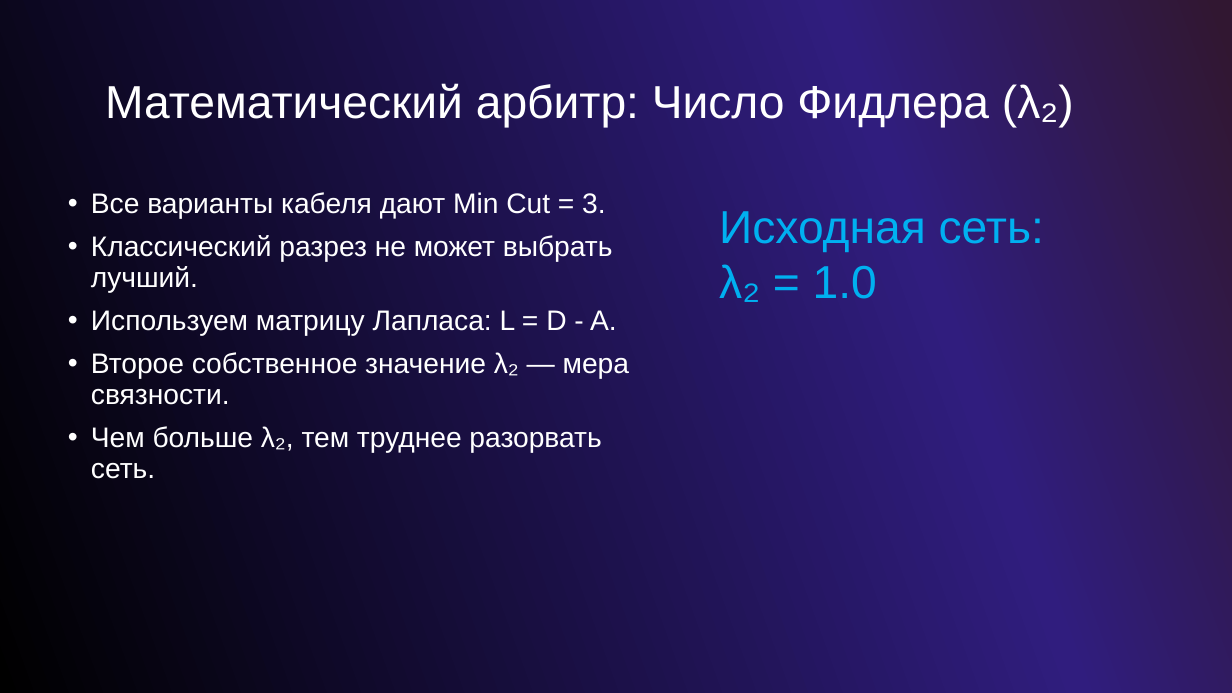
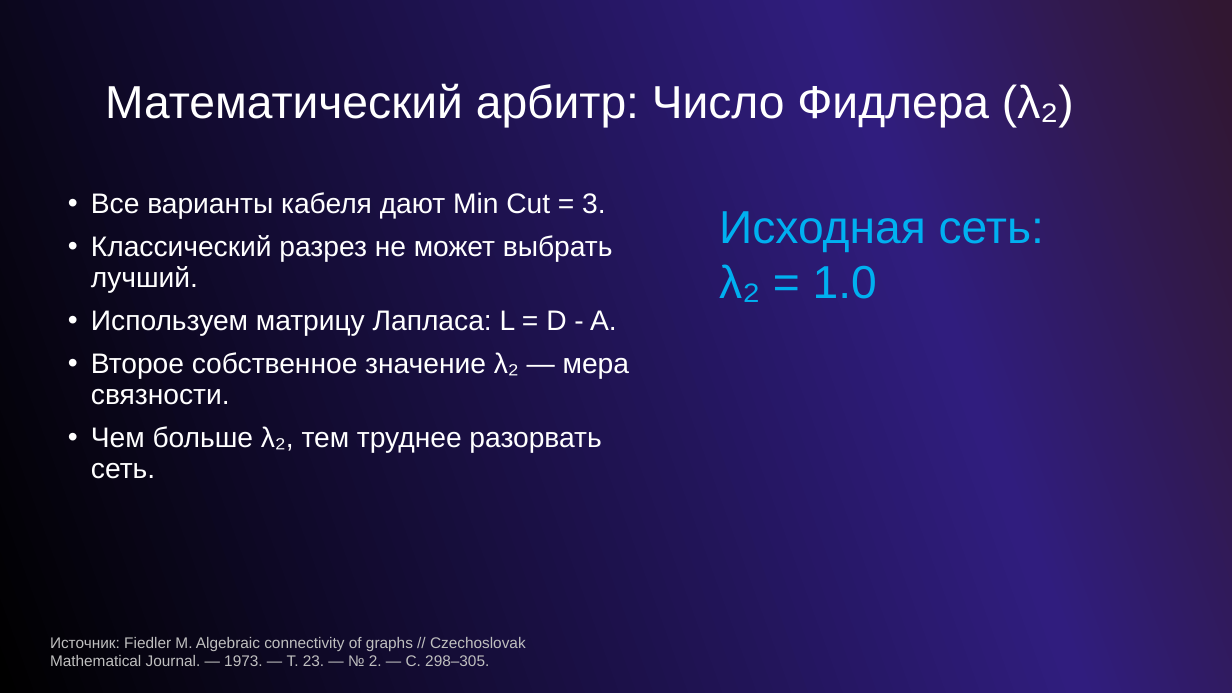
Before and after one commit to ZloyNinja/fault-tolerant-network-graph, a slide deck: slide 7 of Presentation.pptx. Drawn at 1232x693 pixels with LibreOffice and Linux fonts; fonts in the diff are those of the drawing; background and template pictures are left out. Boxes give left, top, right and bottom in pixels: in the first picture for what was removed or moved away, otherwise in the second. Text is boxed around its words. In the diff, an @@ line names an element or a change of style, - is before the commit and + after.

```diff
--- a/Presentation.pptx
+++ b/Presentation.pptx
@@ text added at (50, 637, 526, 666), 12 pt, text #BFBFBF @@
+Источник: Fiedler M. Algebraic connectivity of graphs // Czechoslovak
+Mathematical Journal. — 1973. — Т. 23. — № 2. — С. 298–305.
```
Also in this commit, not shown: 2 other slides changed.
